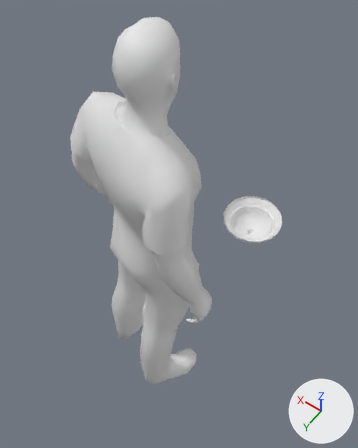
What one commit did to the Blender file _ART/Blender/LivingRoom/SM_Lightceiling.blend.
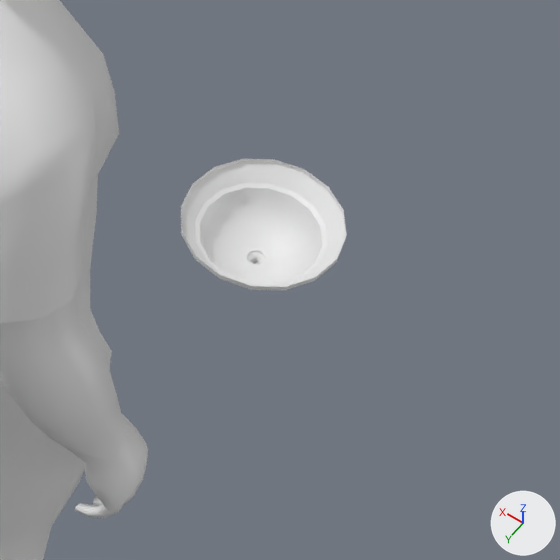
Old and new are each drawn whole from a 50 mm camera at (-0.766, 1.88, 2.465) aimed at (0.03, 0.765, 0.712) and again close up on the part from 45% to 100% of the width and 31% to 76% of the height. The axes (+X, +Y, +Z) are drawn at lower right. The lights are the same throughout.

Names of what the first close-up shows: 'HumanRef', 'SM_Lightceiling'.
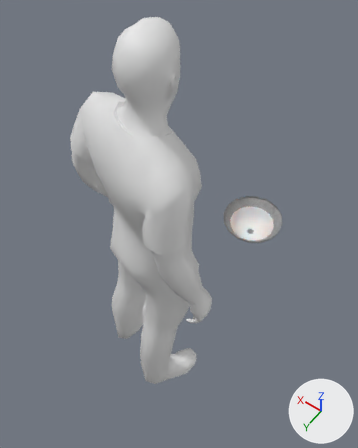
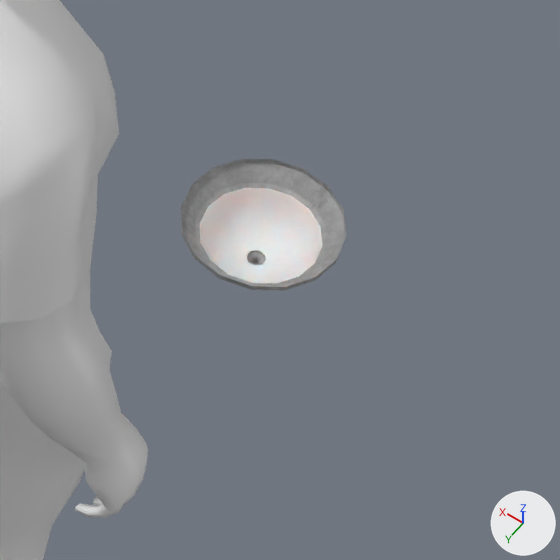
Boxes (x1, y1, x2, y2) around the edits, measured in the close-ups (560 x 560 px):
part 1 of me_mesh, recoloured (white to grey)
    both: (247, 251, 266, 265)
part 2 of me_mesh, recoloured (white to grey)
    both: (181, 159, 347, 290)

Patch to the scene script:
```diff
--- a/_ART/Blender/LivingRoom/SM_Lightceiling.blend.py
+++ b/_ART/Blender/LivingRoom/SM_Lightceiling.blend.py
@@ img_t_wornmetal_d_png @@
+img_t_wornmetal_d_png = load_image('T_WornMetal_D.png', '../../Textures/T_Tileable/T_WornMetal/T_WornMetal_D.png', 2048, 2048, 'sRGB')
@@ mat_glass @@
+mat_glass = principled_material('Glass')
+mat_glass.base_color = (0.8, 0.8, 0.8)  # white #e7e7e7
+mat_glass.subsurface_weight = 1.0
+mat_glass.subsurface_scale = 0.192
@@ mat_metal @@
+mat_metal = principled_material('Metal')
+mat_metal.texture = img_t_wornmetal_d_png
@@ me_mesh @@
 me_mesh.from_pydata(...)  # 240 vertices, 234 faces; spans x -18.7..18.7, y -16.7..0.0, z -18.7..18.7
 # used by ob_sm_lightceiling; location = (0.0, 0.0, 0.0); rotation_euler = (1.571, 0.0, 0.0), in degrees (90, 0, 0); scale = (0.01, 0.01, 0.01)
+# me_mesh part 1: all 90 faces centred in x -2.1..2.1, y -16.7..-14.1, z -2.1..2.1 switch from no material to mat_metal (picture img_t_wornmetal_d_png)
+# me_mesh part 2: all 64 faces centred in x -18.0..18.0, y -4.8..-0.6, z -18.0..18.0 switch from no material to mat_metal (picture img_t_wornmetal_d_png)
+me_mesh.materials.append(mat_glass)  # white #e7e7e7
```
